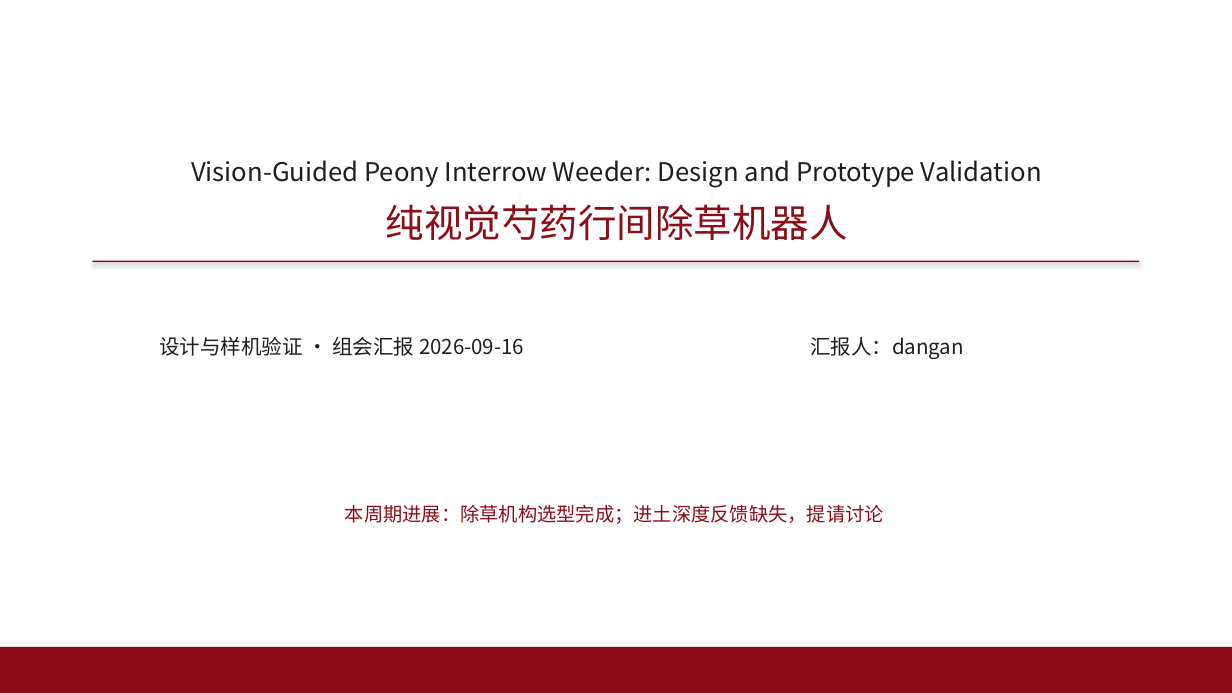
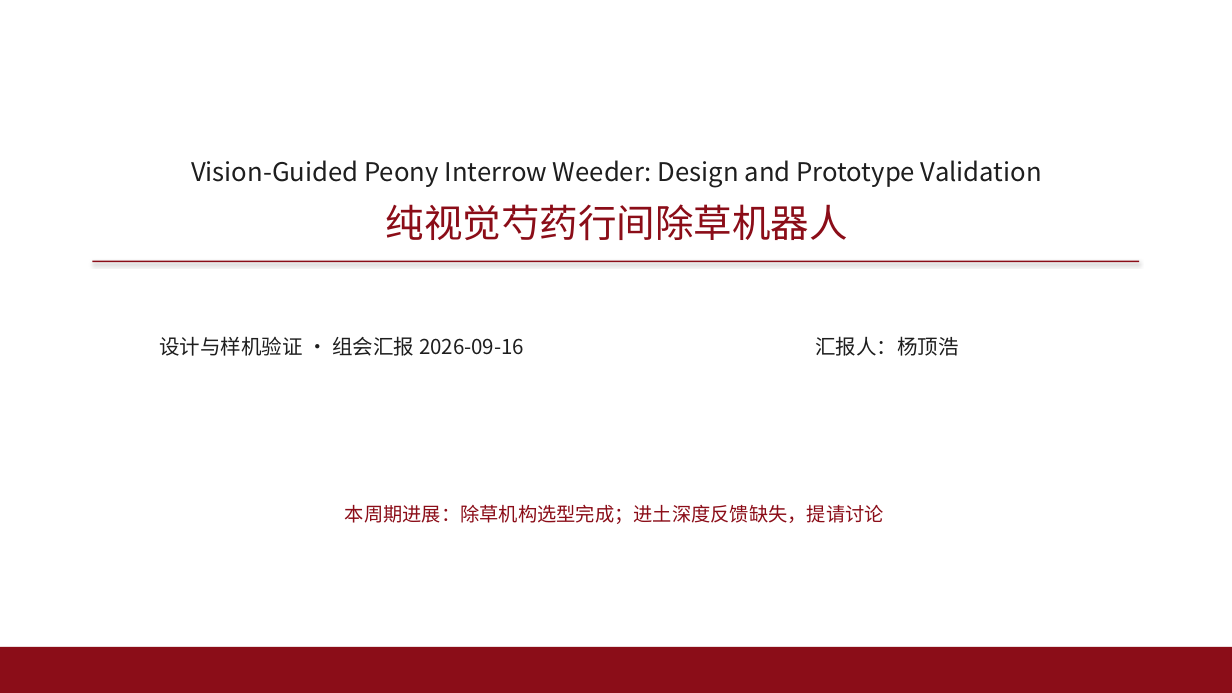
Before and after one commit to dangan2276326123-svg/zcode-chucao, a slide deck: slide 1 of docs/组会汇报_20260916/组会汇报_纯视觉芍药行间除草机器人_20260916.pptx. Drawn at 1232x693 pixels with LibreOffice and Linux fonts; fonts in the diff are those of the drawing. Boxes give left, top, right and bottom in pixels: in the first picture for what was removed or moved away, otherwise in the second. Text is boxed around its words. In the diff, an @@ line names an element or a change of style, - is before the commit and + after.

```diff
--- a/docs/组会汇报_20260916/组会汇报_纯视觉芍药行间除草机器人_20260916.pptx
+++ b/docs/组会汇报_20260916/组会汇报_纯视觉芍药行间除草机器人_20260916.pptx
@@ text at [815,336,958,356]: text changed @@
-汇报人：dangan
+汇报人：杨顶浩
```
Also in this commit, not shown: 15 other slides changed, 1 slide removed, 7 other files.
